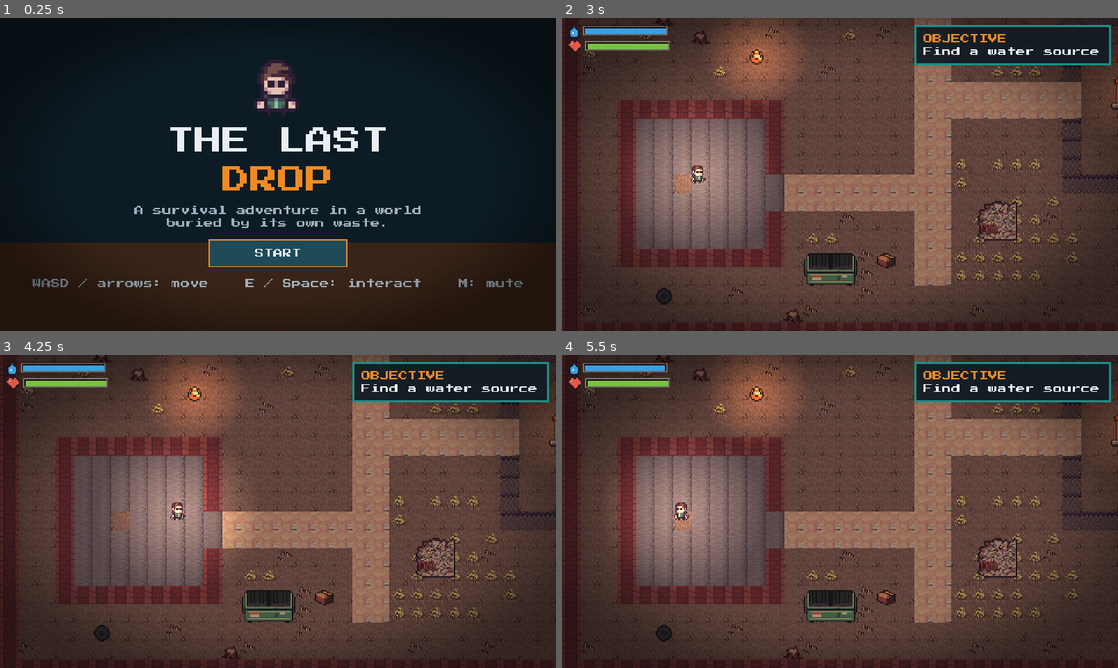
Above: before the commit, frames 1-4 (two rows, left to right).
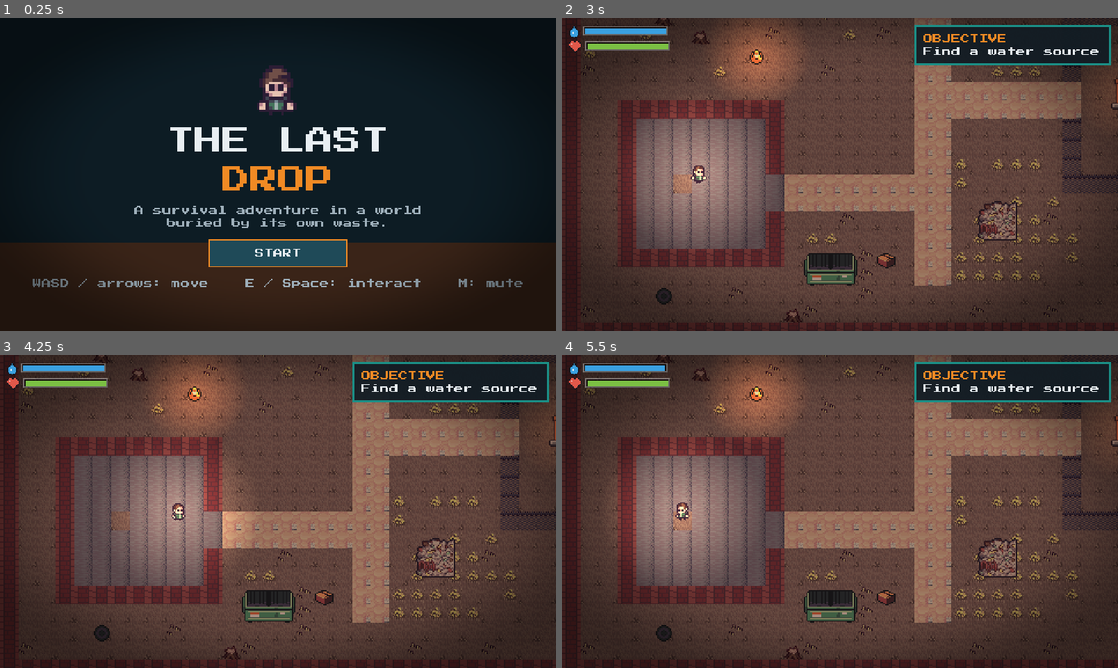
Above: after the commit, the same moments.

Repository: hsan-gg/the-last-drop
Game: Godot game, scene res://ui/title.tscn
Same seed, same stepped clock (60 frames per second), same inputs: the game is played once before the commit and once after it. Sound files missing from this copy of the repository are replaced by a short silence.
Inputs (mouse positions are in pixels of both pictures, inside the frame that each line leads up to):
- Up to frame 1 (0.25 s): no input
- Up to frame 2 (3 s): click "START" at 0.5 s; tap Enter (ui_accept) at 1.25, 1.52, 2, 2.75 s; move the mouse to (962, 158) at 1.27 s; hold D (move_right) 1.28-2 s; hold E (interact) 1.28-2 s; click (962, 158) at 1.42 s; drag from (728, 190) to (995, 221) at 2.02 s; move the mouse to (895, 105) at 2.77 s; hold D (move_right) from 2.78 s (still down); tap Alt at 2.85 s
- Up to frame 3 (4.25 s): release D (move_right) at 3.5 s; drag from (250, 574) to (433, 558) at 3.52 s
- Up to frame 4 (5.5 s): tap Enter (ui_accept) at 4.25, 4.52 s; move the mouse to (1006, 558) at 4.27 s; hold A (move_left) 4.28-5 s; tap Keypad Enter at 4.35 s; drag from (673, 464) to (995, 558) at 5.02 s

The runs differ from the first frame. In frame 1, 0.7% of the frame differs, in the area x 45-54%, y 13-32%; in frame 2, less than 0.1%; in frame 3, less than 0.1%; in frame 4, less than 0.1%.

Commit message:
fix: use the full idle and run cycles for the player
The pack's frames are 11 to 14 px wide depending on the sheet and run frames
are 17 px tall, but the importer cut everything at 13 px and dropped the top
row, which garbled the animation. The sheet is now 12 columns (6 idle, 6 run)
of 16x18 cells, and PlayerSprite plays the whole cycle. The generated 3-column
fallback sheet still works.

Diff:
--- a/player/player_sprite.gd
+++ b/player/player_sprite.gd
@@ -1,17 +1,22 @@
 class_name PlayerSprite
 extends AnimatedSprite2D
-## Builds walk and idle animations from the 3x4 sprite sheet
-## (columns: idle, step A, step B; rows: down, up, left, right).
+## Builds idle and walk animations from the player sheet. Rows are directions
+## (down, up, left, right). The pack sheet has 12 columns: 6 idle frames then 6
+## run frames. The generated fallback sheet has 3: idle, step A, step B.
 
 const SHEET := preload("res://assets/sprites/player.png")
-const FRAME_SIZE := 16
+const FRAME_WIDTH := 16
 const DIRECTIONS: Array[String] = ["down", "up", "left", "right"]
-const WALK_FRAMES: Array[int] = [1, 0, 2, 0]
-const WALK_FPS := 8.0
+const FULL_LAYOUT_COLUMNS := 12
+const IDLE_FRAMES := 6
+const IDLE_FPS := 4.0
+const WALK_FPS := 11.0
+const LEGACY_WALK_FRAMES: Array[int] = [1, 0, 2, 0]
 
 
 func _ready() -> void:
 	sprite_frames = _build_frames()
+	position.y = -_frame_height() / 2.0
 	play("idle_down")
 
 
@@ -33,25 +38,44 @@
 	return "down" if direction.y > 0.0 else "up"
 
 
+func _frame_height() -> int:
+	return SHEET.get_height() / DIRECTIONS.size()
+
+
+func _has_full_layout() -> bool:
+	return SHEET.get_width() / FRAME_WIDTH >= FULL_LAYOUT_COLUMNS
+
+
 func _build_frames() -> SpriteFrames:
+	var full := _has_full_layout()
+	var idle_columns: Array[int] = []
+	var walk_columns: Array[int] = []
+	if full:
+		for column in IDLE_FRAMES:
+			idle_columns.append(column)
+			walk_columns.append(IDLE_FRAMES + column)
+	else:
+		idle_columns.append(0)
+		walk_columns = LEGACY_WALK_FRAMES
+
 	var frames := SpriteFrames.new()
 	frames.remove_animation("default")
 	for row in DIRECTIONS.size():
-		var idle := "idle_%s" % DIRECTIONS[row]
-		frames.add_animation(idle)
-		frames.set_animation_speed(idle, 1.0)
-		frames.add_frame(idle, _frame(0, row))
+		_add_animation(frames, "idle_%s" % DIRECTIONS[row], row, idle_columns, IDLE_FPS if full else 1.0)
+		_add_animation(frames, "walk_%s" % DIRECTIONS[row], row, walk_columns, WALK_FPS if full else 8.0)
+	return frames
 
-		var walk := "walk_%s" % DIRECTIONS[row]
-		frames.add_animation(walk)
-		frames.set_animation_speed(walk, WALK_FPS)
-		for column in WALK_FRAMES:
-			frames.add_frame(walk, _frame(column, row))
-	return frames
+
+func _add_animation(frames: SpriteFrames, animation_name: String, row: int, columns: Array[int], fps: float) -> void:
+	frames.add_animation(animation_name)
+	frames.set_animation_speed(animation_name, fps)
+	for column in columns:
+		frames.add_frame(animation_name, _frame(column, row))
 
 
 func _frame(column: int, row: int) -> AtlasTexture:
 	var atlas := AtlasTexture.new()
 	atlas.atlas = SHEET
-	atlas.region = Rect2(column * FRAME_SIZE, row * FRAME_SIZE, FRAME_SIZE, FRAME_SIZE)
+	var height := _frame_height()
+	atlas.region = Rect2(column * FRAME_WIDTH, row * height, FRAME_WIDTH, height)
 	return atlas
--- /dev/null
+++ b/test/unit/test_player_sprite.gd
@@ -0,0 +1,45 @@
+extends GutTest
+## The pack sheet has full idle and run cycles; each direction must use all of them.
+
+var _sprite: PlayerSprite
+
+
+func before_each() -> void:
+	_sprite = PlayerSprite.new()
+	add_child_autofree(_sprite)
+
+
+func test_every_direction_has_idle_and_walk_animations() -> void:
+	for direction in PlayerSprite.DIRECTIONS:
+		assert_true(_sprite.sprite_frames.has_animation("idle_%s" % direction), direction)
+		assert_true(_sprite.sprite_frames.has_animation("walk_%s" % direction), direction)
+
+
+func test_the_full_run_cycle_is_used() -> void:
+	if not _sprite._has_full_layout():
+		pending("generated fallback sheet has no full cycle")
+		return
+	for direction in PlayerSprite.DIRECTIONS:
+		assert_eq(_sprite.sprite_frames.get_frame_count("walk_%s" % direction), PlayerSprite.IDLE_FRAMES)
+		assert_eq(_sprite.sprite_frames.get_frame_count("idle_%s" % direction), PlayerSprite.IDLE_FRAMES)
+
+
+func test_run_frames_differ_from_each_other() -> void:
+	if not _sprite._has_full_layout():
+		pending("generated fallback sheet has no full cycle")
+		return
+	var first := _sprite.sprite_frames.get_frame_texture("walk_down", 0) as AtlasTexture
+	var mid := _sprite.sprite_frames.get_frame_texture("walk_down", 3) as AtlasTexture
+	var image := PlayerSprite.SHEET.get_image()
+	assert_ne(image.get_region(first.region).get_data(), image.get_region(mid.region).get_data())
+
+
+func test_facing_follows_the_movement_vector() -> void:
+	_sprite.face(Vector2.RIGHT, true)
+	assert_eq(_sprite.animation, &"walk_right")
+	_sprite.face(Vector2.ZERO, false)
+	assert_eq(_sprite.animation, &"idle_right", "stops facing the way it was moving")
+
+
+func test_feet_stay_on_the_origin() -> void:
+	assert_almost_eq(_sprite.position.y, -_sprite._frame_height() / 2.0, 0.01)
--- a/ui/title.gd
+++ b/ui/title.gd
@@ -41,7 +41,7 @@
 
 	var hero := AtlasTexture.new()
 	hero.atlas = SHEET
-	hero.region = Rect2(0, 0, 16, 16)
+	hero.region = Rect2(0, 0, PlayerSprite.FRAME_WIDTH, SHEET.get_height() / PlayerSprite.DIRECTIONS.size())
 	var portrait := TextureRect.new()
 	portrait.texture = hero
 	portrait.custom_minimum_size = Vector2(48, 48)
Binary file changed: assets/sprites/player.png
Not shown, added: test/unit/test_player_sprite.gd.uid
